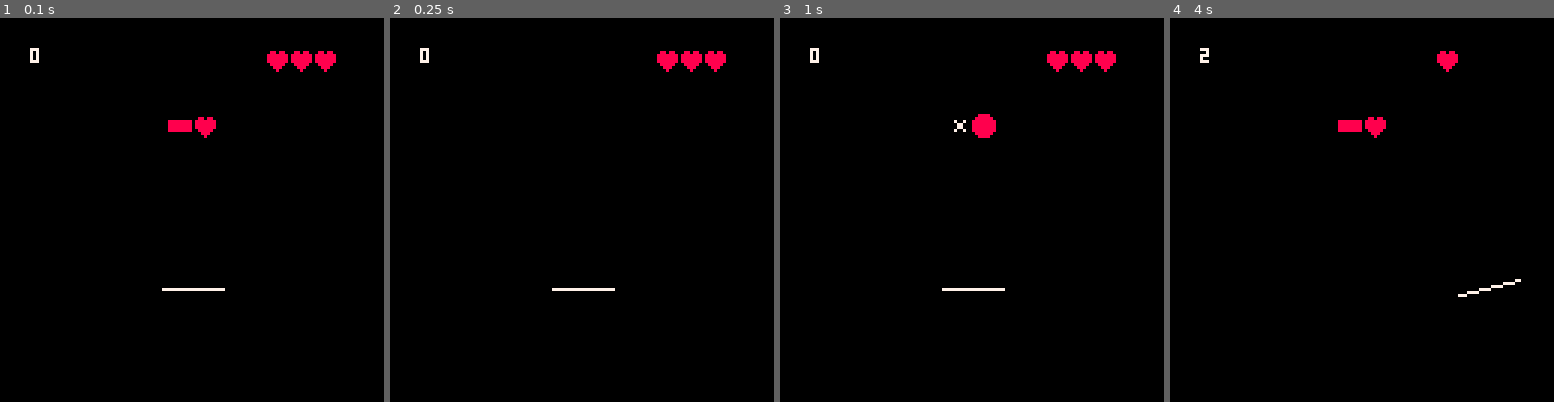
Above: before the commit, frames 1-4 (left to right).
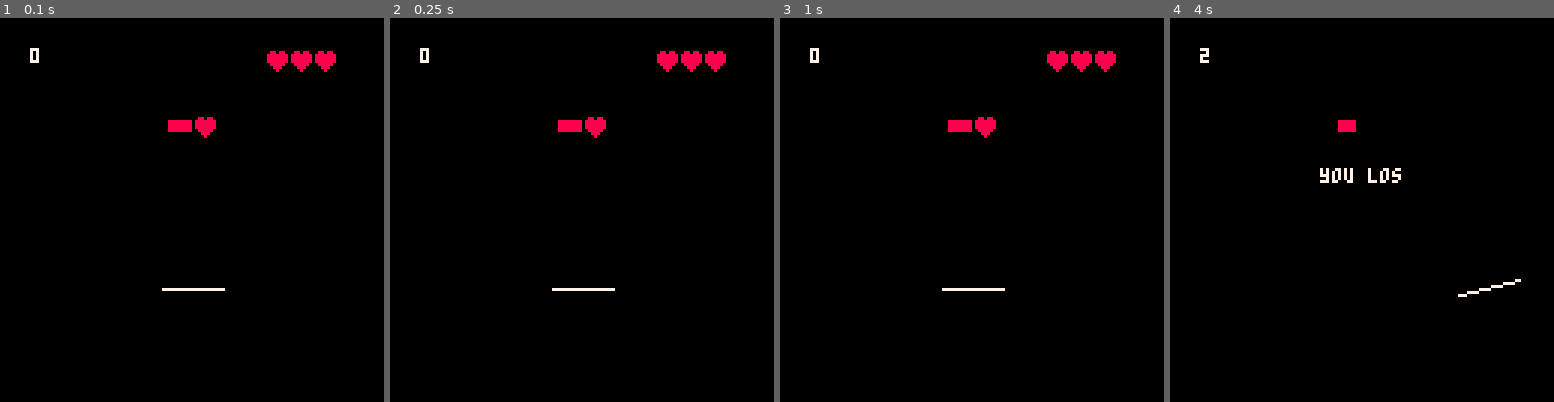
Above: after the commit, the same moments.

Repository: Acedio/jest
Game: PICO-8 cartridge game.p8
The game is run twice, just before and just after one commit, with the same random seed, the same clock (stepped at 60 frames per second) and the same inputs.
Inputs:
- Up to frame 1 (0.1 s): no input
- Up to frame 2 (0.25 s): no input
- Up to frame 3 (1 s): tap X (X key) at 0.33 s; tap O (Z key) at 0.7 s
- Up to frame 4 (4 s): tap X (X key) at 1.07, 1.85, 2.97 s; hold Right 1.6-2.1 s; tap O (Z key) every 0.4 s from 1.7 to 3.7 s; hold Right 2.47-3.03 s; hold Left 3.08-3.58 s

Frame 1 is identical in both runs. In frame 2, 0.4% of the frame differs, in the area x 43-57%, y 25-32%; in frame 3, 0.3%; in frame 4, 0.8%, in the area x 39-75%, y 8-43%.

Commit message:
Angle limits, object types

Diff:
--- a/game_lib.lua
+++ b/game_lib.lua
@@ -19,6 +19,7 @@
     turningleft=false,
 
     paddle_rotatespeed=0.002,
+    anglelimit={-0.08,0.08},
 
     score=0,
 
@@ -32,6 +33,18 @@
       {time=10,  action="throw"},
       {time=18,  action="laugh"},
       {time=20,  action="throw"},
+      {time=60, action="win"},
+    },
+
+    object_types = {
+      {good=true},
+      {good=true},
+      {good=true},
+      {good=false},
+      {good=false},
+      {good=true},
+      {good=true},
+      {good=true},
     },
 
     audience_state=audience_init(),
@@ -46,22 +59,27 @@
   function king_init()
     return {
       t = 0,
+      laugh_t = 127,
       x = 64-8,
       y = 32,
     }
   end
 
+  function king_laugh(s)
+    sfx(0)
+    s.laugh_t = 0
+  end
+
   function king_update(s)
     s.t += 1
-    if band(s.t, 127) == 0 then
-      sfx(0)
+    if s.laugh_t < 127 then
+      s.laugh_t += 1
     end
   end
 
   function king_draw(s)
     palt(0x0010)
-    local laugh = band(s.t,127)
-    if laugh > 6 and laugh < 32 then
+    if s.laugh_t > 6 and s.laugh_t < 32 then
       if band(s.t, 2) == 0 then
         spr(6, s.x, s.y, 2, 2)
       else
@@ -97,37 +115,31 @@
   end
 
   function decideWhatToDo(state)
-    foreach(state.events, function(event)
-      if  state.counter==event.time*30 then
-          local action = event.action
+    for i=1,#state.events do
+      if  state.counter==state.events[i].time*30 then
+          local action = state.events[i].action
           if action=="throw" then
             throw(state)
-            elseif action=="laugh" then
-              kinglaugh(state)
+          elseif action=="laugh" then
+            king_laugh(state.king_state)
+          elseif action=="win" then
+            state.iswin = true
           end
         end
-      end)
+      end
   end
 
   function throw(state)
-    local num= flr(rnd(3))
-    if num!=1 then
-      --isegg means it is bad and should be dropped.
-      add(state.balllist, {ballx=1,bally=1,ballvx=1,ballvy=0,isegg=false})
+    local object = flr(rnd(8)) + 1
+		add(state.balllist, {ballx=1,bally=1,ballvx=1,ballvy=0,object_type=object})
+  end
+
+ function inanglelimit(state)
+    if state.angle>state.anglelimit[1] and state.angle<state.anglelimit[2] then
+      return true
     else
-      add(state.balllist, {ballx=1,bally=1,ballvx=1,ballvy=0,isegg=true})
-    end
-  end
-
-
-  function kinglaugh(state)
-
-  end
-
-  function ball_drop(state)
-  end
-
-  function win()
+      return false
+    end
   end
 
 
@@ -151,12 +163,22 @@
       state.islose=true
     end
 
-    if btn(0) then
+		if btn(0) then
         state.angle-=state.paddle_rotatespeed
+
+        if inanglelimit(state)==false then
+          state.angle+=state.paddle_rotatespeed
+        end
+
         state.center_x -= state.paddle_speed
         state.turningleft=true
     elseif btn(1) then
       state.angle+=state.paddle_rotatespeed
+
+      if inanglelimit(state)==false then
+        state.angle-=state.paddle_rotatespeed
+      end
+
       state.center_x += state.paddle_speed
       state.turningleft=false
 
@@ -164,8 +186,14 @@
 
     elseif btn(4) then
       state.angle+=state.paddle_rotatespeed
+      if inanglelimit(state)==false then
+        state.angle-=state.paddle_rotatespeed
+      end
       elseif btn(5) then
         state.angle-=state.paddle_rotatespeed
+        if inanglelimit(state)==false then
+          state.angle+=state.paddle_rotatespeed
+        end
     end
 
     king_update(state.king_state)
@@ -187,11 +215,7 @@
 
 
     foreach(state.balllist, function(o)
-      if o.isegg==false then
-        spr(44,o.ballx,o.bally,2,2)
-      else
-        spr(40,o.ballx,o.bally,2,2)
-      end
+      spr(30+2*o.object_type,o.ballx,o.bally,2,2)
     end)
 
     draw_heart(state)
@@ -234,25 +258,24 @@
         vx*=-1
     end
 
-
-        if y>90 and ballstate.isegg==false then
-          state.health-=1
-          y=90
-          vy*=-1
-
-          sfx(2)
-          ballstateStr="drop_ground"
-
-        elseif y>90 and ballstate.isegg==true then
-          del(state.balllist,ballstate)
-          sfx(17)
-          ballstateStr="badthings_drop_ground"
-
-
-        end
-
-        x+=vx
-        count_distance(x,y,state)
+    local good_object = state.object_types[ballstate.object_type].good
+    if y>90 then
+      if good_object then
+        state.health-=1
+        y=90
+        vy*=-1
+
+        sfx(2)
+        ballstateStr="drop_ground"
+      else
+        del(state.balllist,ballstate)
+        sfx(17)
+        ballstateStr="badthings_drop_ground"
+      end
+    end
+
+    x+=vx
+    count_distance(x,y,state)
 
 
 
@@ -265,7 +288,7 @@
         y -= distanceneed*cos(state.angle)
         x	-=	distanceneed*sin(state.angle)
 
-      if ballstate.isegg==false then
+      if good_object then
         vx,vy=countcollision(vx,vy,state.angle)
         state.score+=1
         sfx(1)
